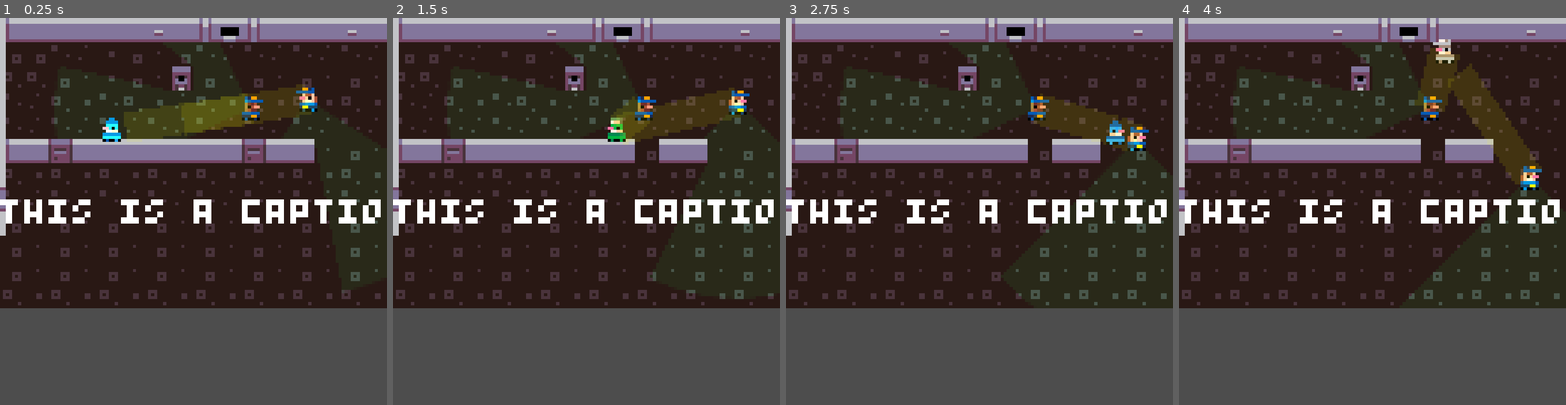
Above: before the commit, frames 1-4 (left to right).
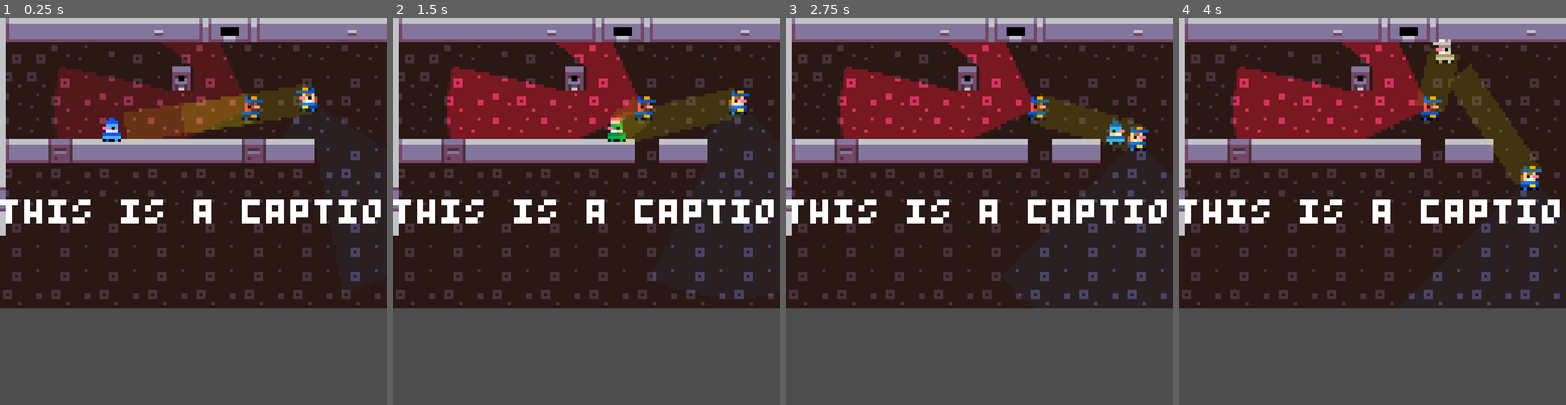
Above: after the commit, the same moments.

Repository: dwexel/global_game_jam_2026
Game: Godot game, scene res://Main.tscn
Same seed, same stepped clock (60 frames per second), same inputs: the game is played once before the commit and once after it.
Inputs:
- Up to frame 1 (0.25 s): no input
- Up to frame 2 (1.5 s): tap Enter (dialogic_default_action) at 0.5, 0.6, 1.35 s; hold D (right) 0.53-1.28 s; hold S (down) from 1.28 s (still down)
- Up to frame 3 (2.75 s): release S (down) at 2.03 s; hold D (right) from 2.03 s (still down); tap Enter (dialogic_default_action) at 2.1 s
- Up to frame 4 (4 s): release D (right) at 2.78 s; hold W (up) 2.78-3.53 s; tap Enter (dialogic_default_action) at 2.85, 3.6 s; hold A (left) from 3.53 s (still down)

The runs differ from the first frame. In frame 1, 8.5% of the frame differs, in the area x 14-99%, y 6-68%; in frame 2, 8.8%; in frame 3, 9.0%, in the area x 14-99%, y 6-75%; in frame 4, 8.8%.

Commit message:
ok ready to merge

Diff:
--- a/guards.gd
+++ b/guards.gd
@@ -9,6 +9,7 @@
 @onready var line_2d: Line2D = $player_check/Line2D
 @onready var player_character: CharacterBody2D = $"../PlayerCharacter"
 @onready var light_cone: Node2D = $LightPivot
+@onready var light_cone_actual = $LightPivot/PointLight2D
 @onready var animated_sprite_2d: AnimatedSprite2D = $AnimatedSprite2D
 @onready var level: Level = $"/root/Main/Level"
 
@@ -24,14 +25,14 @@
 var waypoints_i = 0
 
 # for detecting the player
-#var player_time = 0.0
+var player_time = 0.0
 
 # what mask color are we looking for
 # player should never have "none"
 var looking_for_mask = "none"
 
 # what is the current time to detect the player?
-#var player_timeout = 3
+var player_timeout = 2
 
 
 var chase_mode = false
@@ -39,7 +40,8 @@
 
 
 func _ready() -> void:
-	looking_for_mask = "green"
+	#looking_for_mask = "green"
+	looking_for_mask = player_character.masks[randi() % len(player_character.masks)]
 	set_cone_color(looking_for_mask)
 
 func set_cone_color(mask):
@@ -71,7 +73,15 @@
 	var player = check_for_player(guard_destination)
 	if player:
 		if player_character.get_mask_color() == looking_for_mask:
-			print("yeah")
+			player_time += _delta
+			print("here")
+
+	light_cone_actual.energy = lerpf(1, 4.5, (player_time/2))
+	light_cone_actual.energy = clampf(light_cone_actual.energy, 1, 4.5)
+
+	if player_time > 2:
+		print("game over")
+
 
 	velocity = direction * SPEED
 	move_and_slide()
--- a/player_character.tscn
+++ b/player_character.tscn
@@ -168,58 +168,6 @@
 atlas = ExtResource("4_he2na")
 region = Rect2(96, 0, 8, 8)
 
-[sub_resource type="AtlasTexture" id="AtlasTexture_rjagv"]
-atlas = ExtResource("3_8bl0p")
-region = Rect2(0, 0, 8, 8)
-
-[sub_resource type="AtlasTexture" id="AtlasTexture_yf8sq"]
-atlas = ExtResource("3_8bl0p")
-region = Rect2(8, 0, 8, 8)
-
-[sub_resource type="AtlasTexture" id="AtlasTexture_eq5ck"]
-atlas = ExtResource("3_8bl0p")
-region = Rect2(16, 0, 8, 8)
-
-[sub_resource type="AtlasTexture" id="AtlasTexture_me054"]
-atlas = ExtResource("3_8bl0p")
-region = Rect2(24, 0, 8, 8)
-
-[sub_resource type="AtlasTexture" id="AtlasTexture_ellnp"]
-atlas = ExtResource("3_8bl0p")
-region = Rect2(32, 0, 8, 8)
-
-[sub_resource type="AtlasTexture" id="AtlasTexture_cew2o"]
-atlas = ExtResource("3_8bl0p")
-region = Rect2(40, 0, 8, 8)
-
-[sub_resource type="AtlasTexture" id="AtlasTexture_e30f3"]
-atlas = ExtResource("3_8bl0p")
-region = Rect2(48, 0, 8, 8)
-
-[sub_resource type="AtlasTexture" id="AtlasTexture_h3ppr"]
-atlas = ExtResource("3_8bl0p")
-region = Rect2(56, 0, 8, 8)
-
-[sub_resource type="AtlasTexture" id="AtlasTexture_3vqsh"]
-atlas = ExtResource("3_8bl0p")
-region = Rect2(64, 0, 8, 8)
-
-[sub_resource type="AtlasTexture" id="AtlasTexture_p2051"]
-atlas = ExtResource("3_8bl0p")
-region = Rect2(72, 0, 8, 8)
-
-[sub_resource type="AtlasTexture" id="AtlasTexture_jarjw"]
-atlas = ExtResource("3_8bl0p")
-region = Rect2(80, 0, 8, 8)
-
-[sub_resource type="AtlasTexture" id="AtlasTexture_jvvs8"]
-atlas = ExtResource("3_8bl0p")
-region = Rect2(88, 0, 8, 8)
-
-[sub_resource type="AtlasTexture" id="AtlasTexture_liejj"]
-atlas = ExtResource("3_8bl0p")
-region = Rect2(96, 0, 8, 8)
-
 [sub_resource type="AtlasTexture" id="AtlasTexture_xa83m"]
 atlas = ExtResource("5_p3c78")
 region = Rect2(0, 0, 8, 8)
@@ -453,45 +401,6 @@
 }, {
 "duration": 1.0,
 "texture": SubResource("AtlasTexture_03yx5")
-}, {
-"duration": 1.0,
-"texture": SubResource("AtlasTexture_rjagv")
-}, {
-"duration": 1.0,
-"texture": SubResource("AtlasTexture_yf8sq")
-}, {
-"duration": 1.0,
-"texture": SubResource("AtlasTexture_eq5ck")
-}, {
-"duration": 1.0,
-"texture": SubResource("AtlasTexture_me054")
-}, {
-"duration": 1.0,
-"texture": SubResource("AtlasTexture_ellnp")
-}, {
-"duration": 1.0,
-"texture": SubResource("AtlasTexture_cew2o")
-}, {
-"duration": 1.0,
-"texture": SubResource("AtlasTexture_e30f3")
-}, {
-"duration": 1.0,
-"texture": SubResource("AtlasTexture_h3ppr")
-}, {
-"duration": 1.0,
-"texture": SubResource("AtlasTexture_3vqsh")
-}, {
-"duration": 1.0,
-"texture": SubResource("AtlasTexture_p2051")
-}, {
-"duration": 1.0,
-"texture": SubResource("AtlasTexture_jarjw")
-}, {
-"duration": 1.0,
-"texture": SubResource("AtlasTexture_jvvs8")
-}, {
-"duration": 1.0,
-"texture": SubResource("AtlasTexture_liejj")
 }],
 "loop": true,
 "name": &"red",
